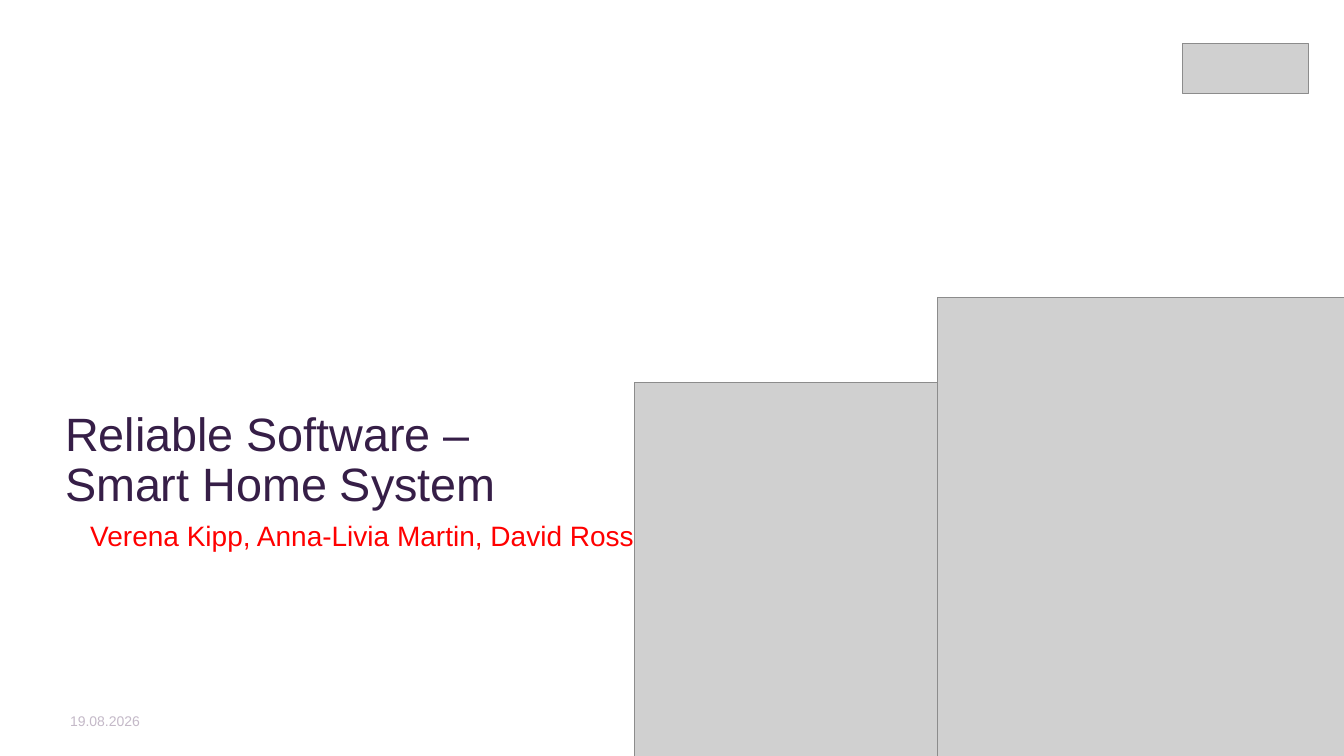
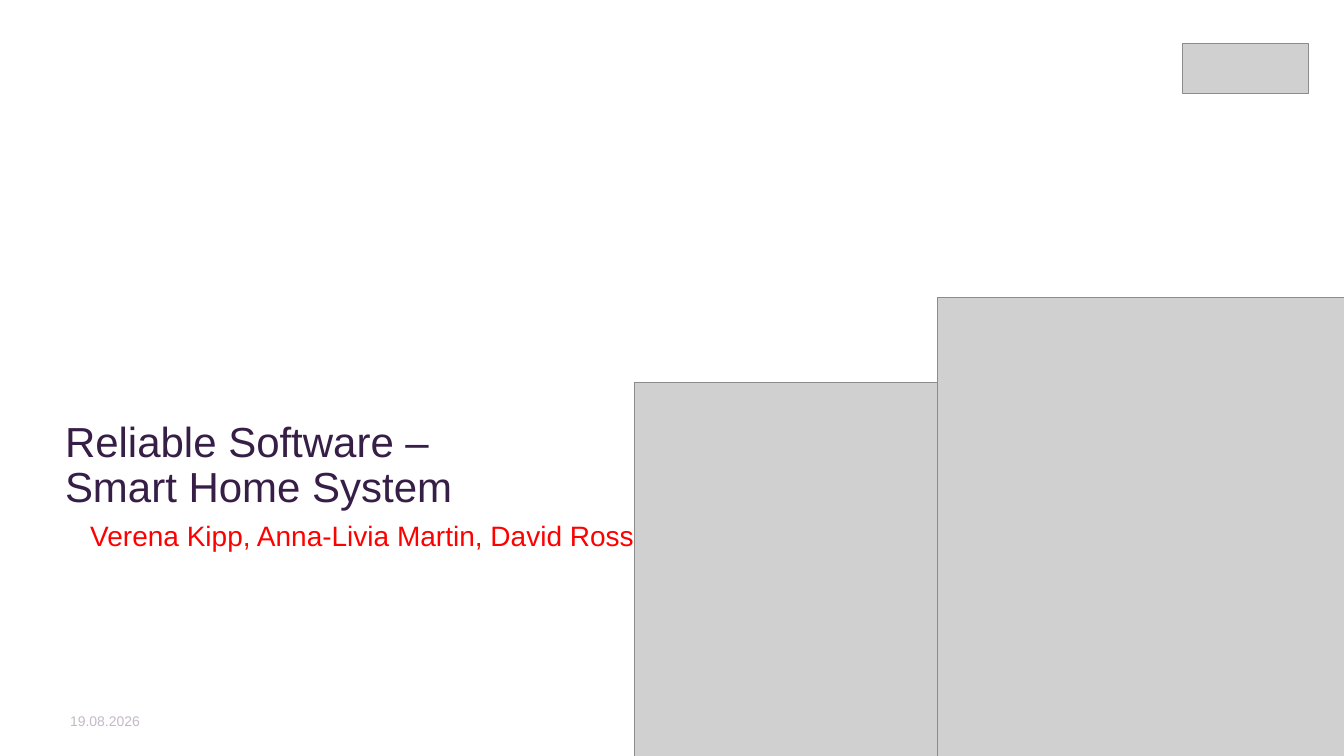
Before and after one commit to AnnaLiviaMartin/rs-smart-home, a slide deck: slide 1 of presentation/Smart_Home_Zugangskontrollsystem.pptx. Drawn at 1344x756 pixels with LibreOffice and Linux fonts; fonts in the diff are those of the drawing; grey boxes stand for pictures; background and template pictures are left out. Boxes give left, top, right and bottom in pixels: in the first picture for what was removed or moved away, otherwise in the second. Text is boxed around its words. In the diff, an @@ line names an element or a change of style, - is before the commit and + after.

```diff
--- a/presentation/Smart_Home_Zugangskontrollsystem.pptx
+++ b/presentation/Smart_Home_Zugangskontrollsystem.pptx
@@ title "Reliable Software – Smart Home ..." at (65,426,452,511): size 33.4 to 30.1 pt @@
```
Also in this commit, not shown: 19 other slides changed, 3 slides added.
